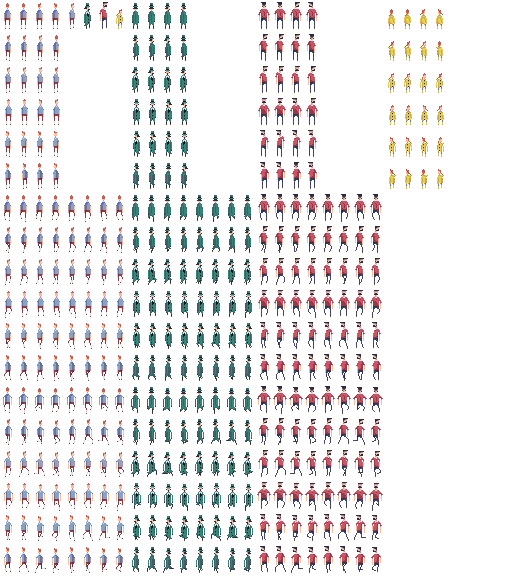
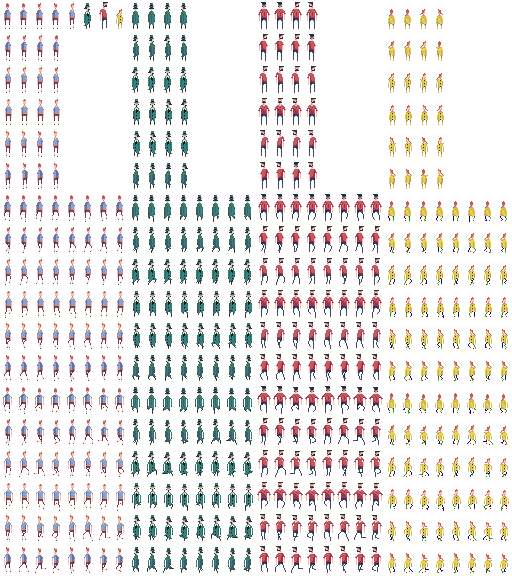
Layered file, before and after one edit (512×576). Changes by layer:
painted on "Yellow" over [387, 50, 509, 573]
